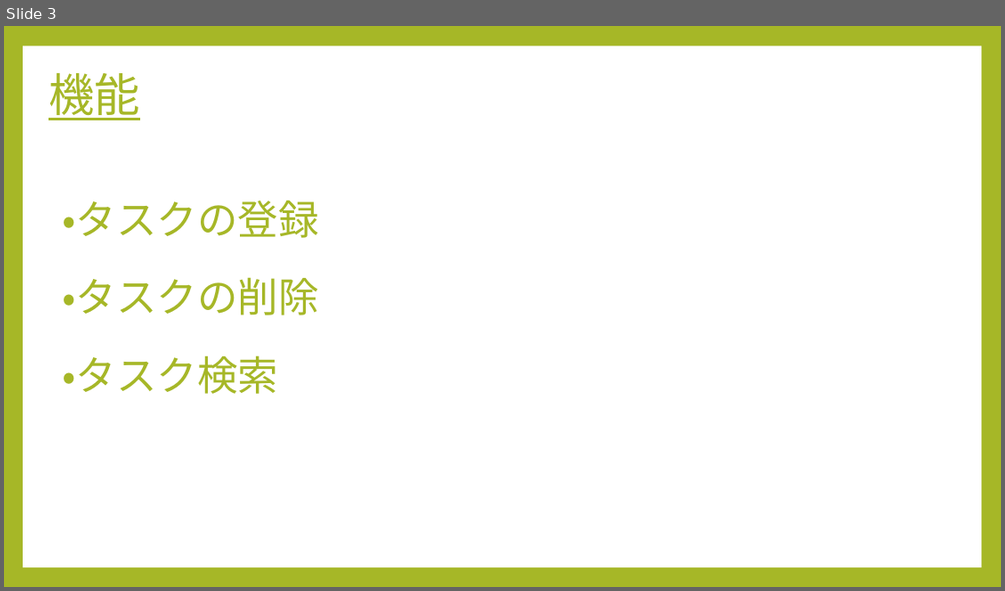
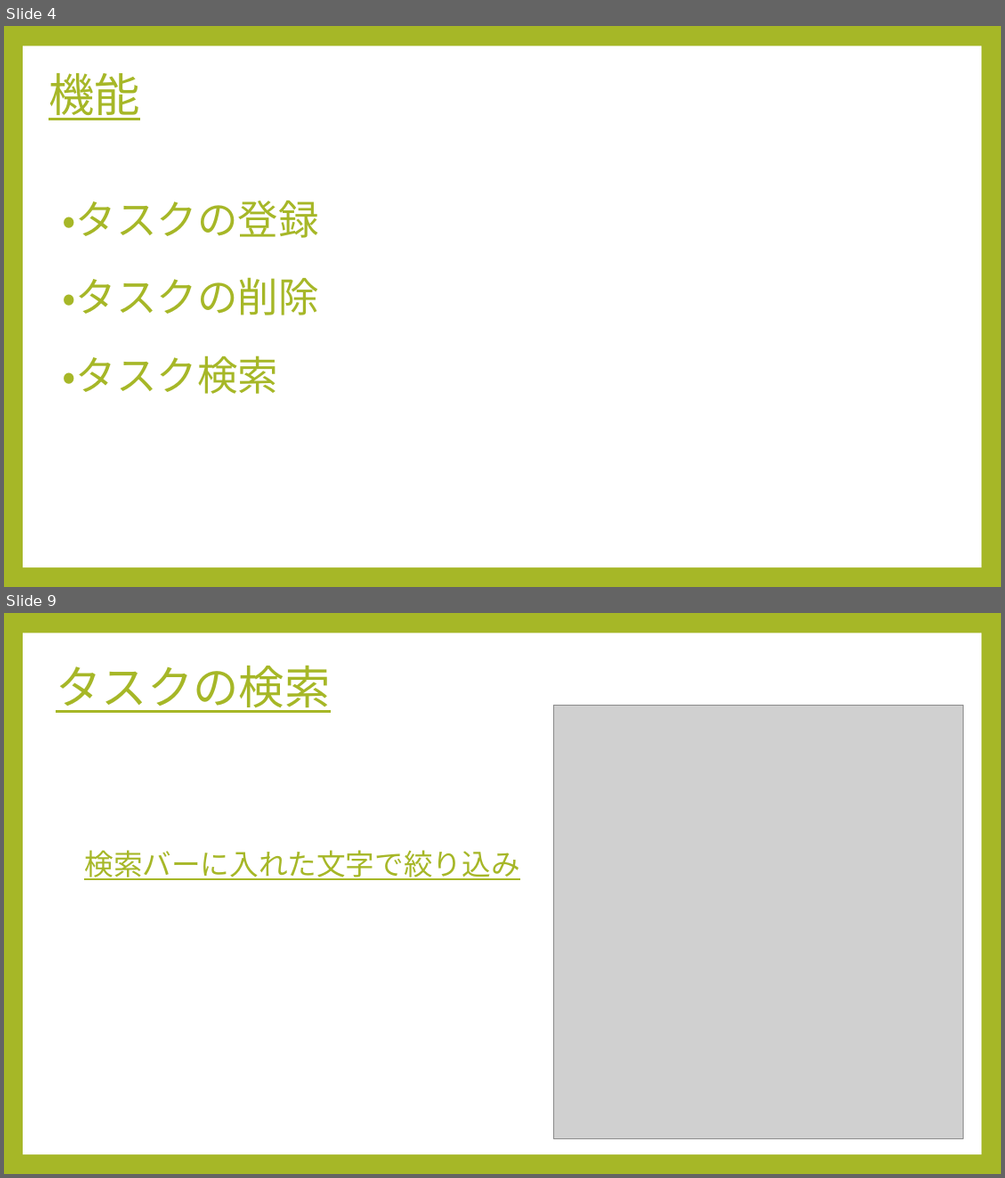
Before and after one commit to nikaidouyuuta/flutter_application_1, a slide deck: pawapo_todo.pptx. Shown one above the other, each under a label of ours: slide 3 before the commit, slides 4 and 9 after it; the slides between them are not shown. The pictures are 1005x591 and 1005x1178 pixels, drawn with LibreOffice and Linux fonts; fonts in the diff are those of the drawing; grey boxes stand for pictures. Boxes give left, top, right and bottom in pixels: in the first picture for what was removed or moved away, otherwise in the second. Text is boxed around its words. In the diff, an @@ line names an element or a change of style, - is before the commit and + after.

```diff
--- a/pawapo_todo.pptx
+++ b/pawapo_todo.pptx
@@ slide 9 added at [4,613,1001,1174], background #A6B727; not listed: 1 template element that a slide beside it also shows @@
@@ title added at [56,666,330,713], 44 pt, text #A6B727, underline @@
+タスクの検索
@@ picture added at [554,705,964,1139] @@
@@ text added at [84,850,519,880], 28 pt, text #A6B727, underline @@
+検索バーに入れた文字で絞り込み
@@ what was slide 3 is now slide 4 @@
```
Also in this commit, not shown: 1 slide changed, 6 other slides added, 2 slides removed, 11 other files.
